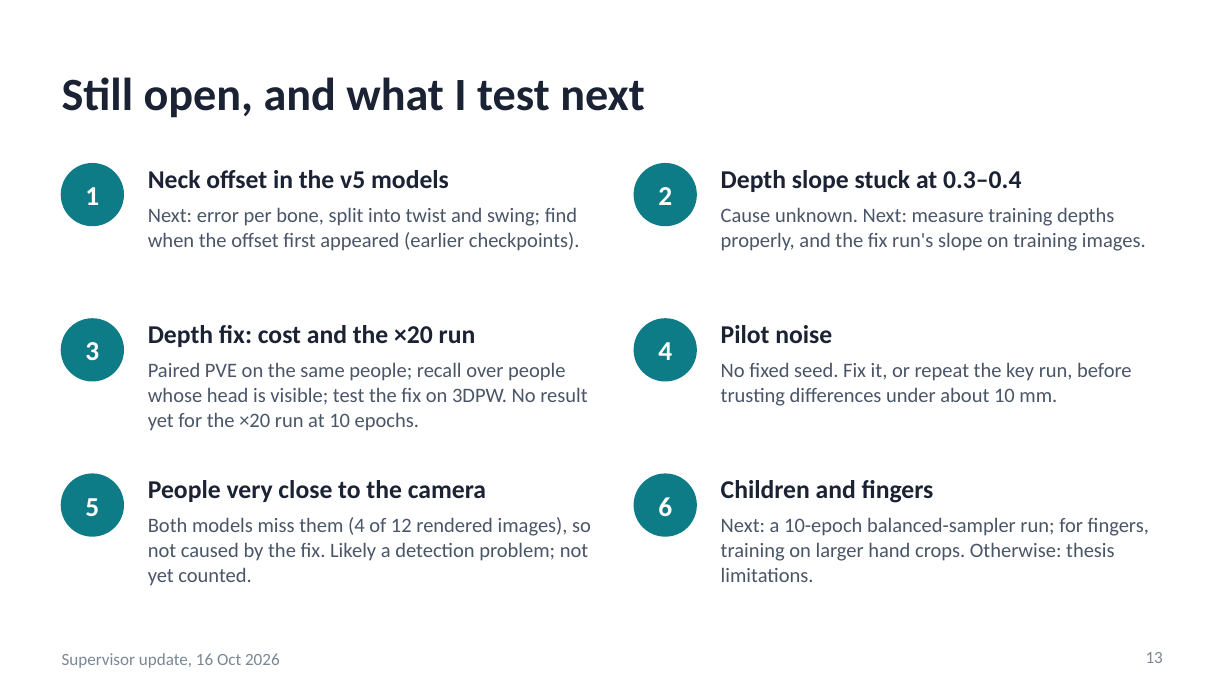
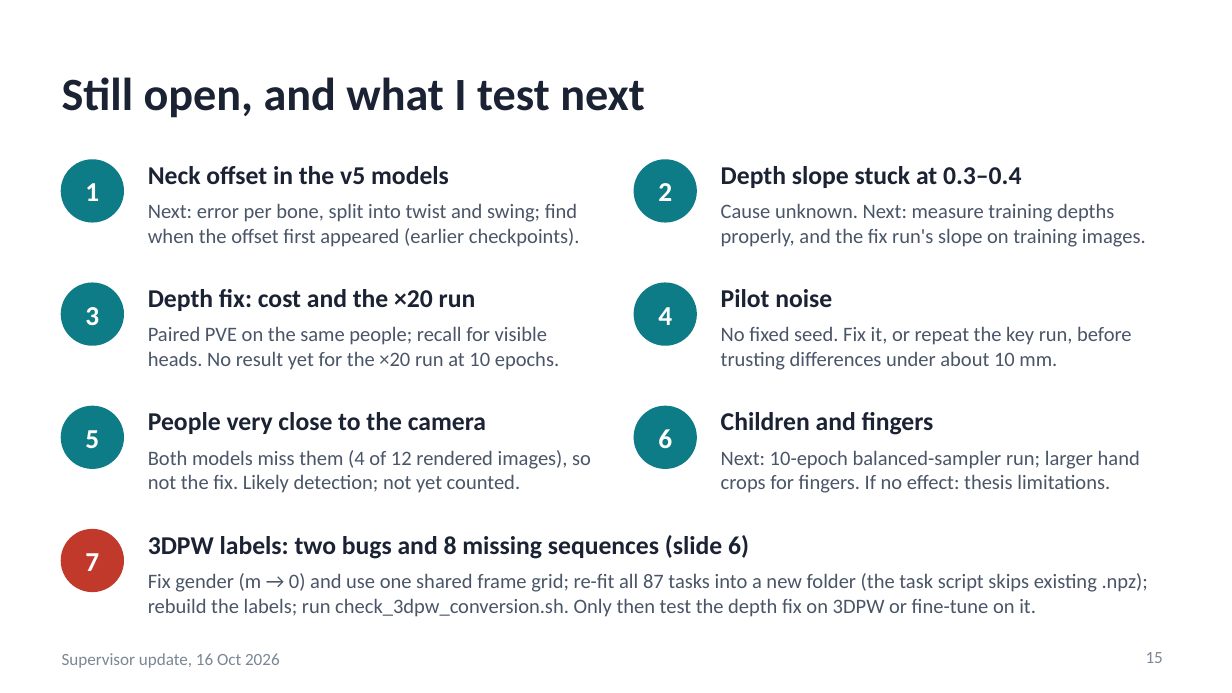
Before and after one commit to saadnajib/Multi-Person-Whole-Body-Human-Mesh-Recovery-in-a-Single-Shot-with-Annyone-dataset-and-3dpw-dataset, a slide deck: slide 15 of docs/supervisor_update_2026-10-16.pptx (slide 13 before the commit). Drawn at 1232x693 pixels with LibreOffice and Linux fonts; fonts in the diff are those of the drawing. Boxes give left, top, right and bottom in pixels: in the first picture for what was removed or moved away, otherwise in the second. Text is boxed around its words. In the diff, an @@ line names an element or a change of style, - is before the commit and + after.

```diff
--- a/docs/supervisor_update_2026-10-16.pptx
+++ b/docs/supervisor_update_2026-10-16.pptx
@@ 4 texts, 2 ellipses: place and size @@
-4 texts, 2 ellipses at box(62, 164, 1021, 225)
+4 texts, 2 ellipses at box(62, 160, 1021, 222)
@@ text "Next: error per bone, split ...": place and size @@
-text "Next: error per bone, split ..." at box(148, 207, 580, 251)
+text "Next: error per bone, split ..." at box(148, 203, 580, 247)
@@ text "Cause unknown. Next: measure training ...": place and size @@
-text "Cause unknown. Next: measure training ..." at box(721, 207, 1146, 251)
+text "Cause unknown. Next: measure training ..." at box(721, 203, 1146, 247)
@@ 4 texts, 2 ellipses: place and size @@
-4 texts, 2 ellipses at box(62, 319, 832, 381)
+4 texts, 2 ellipses at box(62, 283, 832, 345)
@@ text at box(148, 326, 559, 370): text changed @@
-Paired PVE on the same people; recall over people whose head is visible; test the fix on 3DPW. No result yet for the ×20 run at 10 epochs.
+Paired PVE on the same people; recall for visible heads. No result yet for the ×20 run at 10 epochs.
@@ text "No fixed seed. Fix it, ...": place and size @@
-text "No fixed seed. Fix it, ..." at box(721, 362, 1132, 406)
+text "No fixed seed. Fix it, ..." at box(721, 326, 1132, 370)
@@ text "People very close to the ...": place and size @@
-text "People very close to the ..." at box(148, 480, 486, 502)
+text "People very close to the ..." at box(148, 412, 486, 434)
@@ 2 texts, 2 ellipses: place and size @@
-2 texts, 2 ellipses at box(62, 474, 696, 536)
+2 texts, 2 ellipses at box(62, 407, 696, 468)
@@ text "Children and fingers": place and size @@
-text "Children and fingers" at box(721, 480, 934, 503)
+text "Children and fingers" at box(721, 412, 934, 435)
@@ text at box(148, 450, 591, 493): text changed @@
-Both models miss them (4 of 12 rendered images), so not caused by the fix. Likely a detection problem; not yet counted.
+Both models miss them (4 of 12 rendered images), so not the fix. Likely detection; not yet counted.
@@ text at box(721, 450, 1140, 493): text changed @@
-Next: a 10-epoch balanced-sampler run; for fingers, training on larger hand crops. Otherwise: thesis limitations.
+Next: 10-epoch balanced-sampler run; larger hand crops for fingers. If no effect: thesis limitations.
@@ ellipse added at box(62, 530, 123, 591), fill #C0392B, outline #C0392B 1 pt @@
@@ text added at box(148, 535, 749, 559), 15 pt, text #1B2233, bold @@
+3DPW labels: two bugs and 8 missing sequences (slide 6)
@@ text added at box(85, 553, 99, 571), 16 pt, text #FFFFFF, bold @@
+7
@@ text added at box(148, 573, 1148, 617), 12 pt, text #4A5568 @@
+Fix gender (m → 0) and use one shared frame grid; re-fit all 87 tasks into a new folder (the task script skips existing .npz); rebuild the labels; run check_3dpw_conversion.sh. Only then test the depth fix on 3DPW or fine-tune on it.
@@ page number at box(1146, 652, 1163, 663): text changed @@
-13
+15
```
Also in this commit, not shown: 3 other slides changed, 2 slides added, 4 other files.
